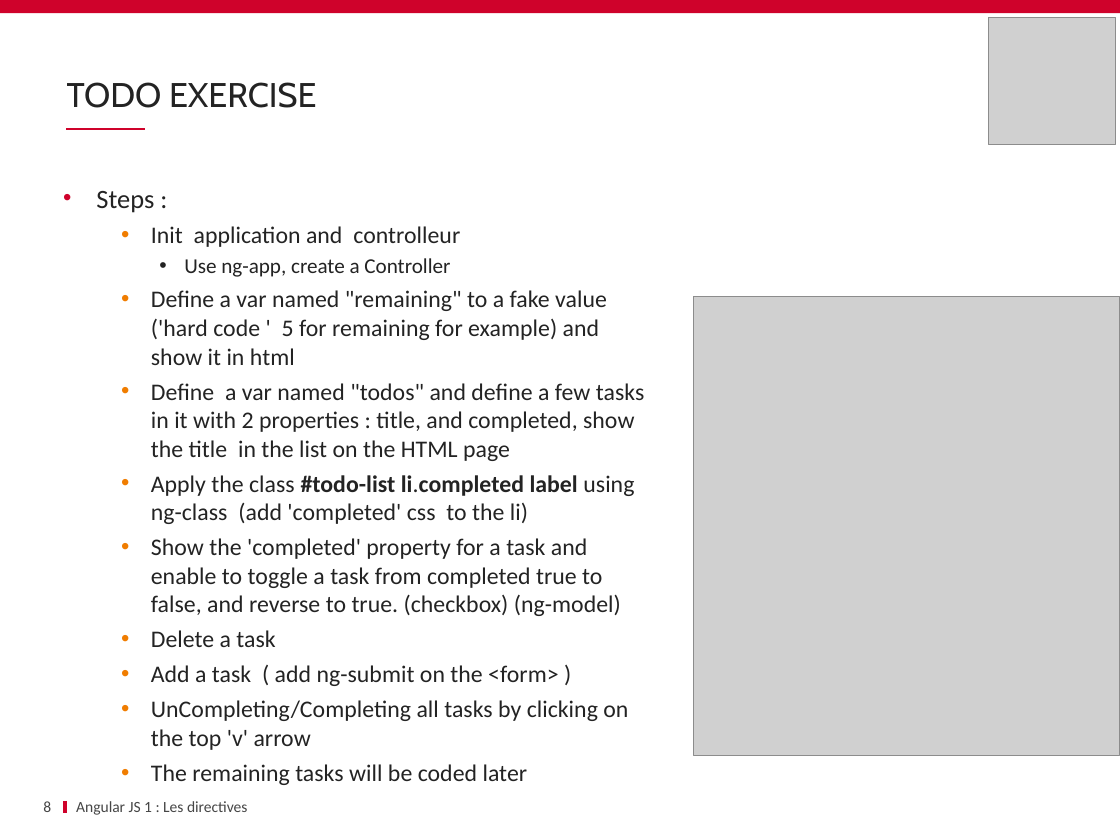
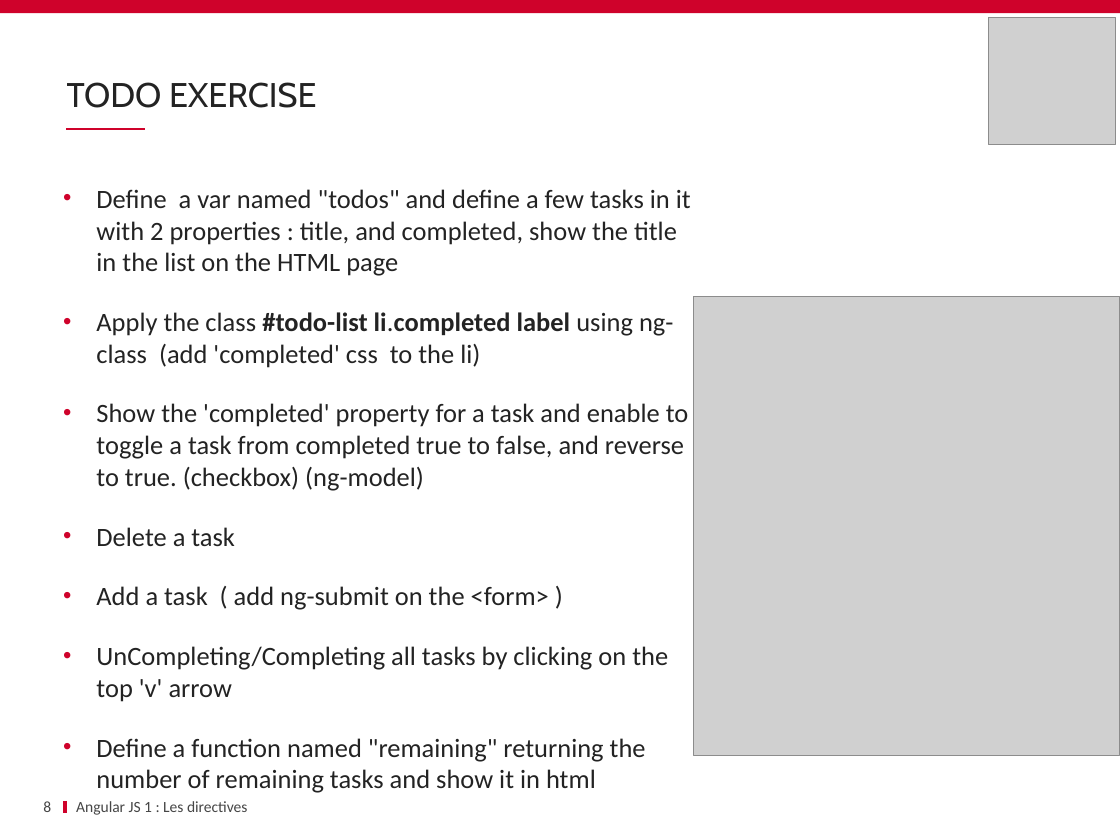
Before and after one commit to schassande/formation-angularjs1, a slide deck: slide 8 of Jour1/04 Directives/04_Directives.pptx. Drawn at 1120x840 pixels with LibreOffice and Linux fonts; fonts in the diff are those of the drawing; grey boxes stand for pictures; background and template pictures are left out. Boxes give left, top, right and bottom in pixels: in the first picture for what was removed or moved away, otherwise in the second. Text is boxed around its words. In the diff, an @@ line names an element or a change of style, - is before the commit and + after.

```diff
--- a/Jour1/04 Directives/04_Directives.pptx
+++ b/Jour1/04 Directives/04_Directives.pptx
@@ text at (96, 191, 607, 365): paragraphs removed @@
-• Steps :
-  • Init application and controlleur
-    • Use ng-app, create a Controller
-  • Define a var named "remaining" to a fake value ('hard code ' 5 for remaining for example) and show it in html
@@ text at (96, 189, 691, 702): size 15.3 to 17 pt in "Define a var named "todos" and define ...", "Apply the class #todo-list li.completed label using ...", "Show the 'completed' property for a task ...", "Delete a task" and 2 more places; list level 2 to 1 in "Define a var named "todos" ..."; bullet colour #F07D00 to #CF022B; list level 2 to 1 in "Apply the class #todo-list li.completed ..."; list level 2 to 1 in "Show the 'completed' property for ..."; list level 2 to 1 in "Delete a task"; list level 2 to 1 in "Add a task ( add ..."; list level 2 to 1 in "UnCompleting/Completing all tasks by clicking ..." @@
@@ text at (96, 738, 646, 762): text changed; size 15.3 to 17 pt @@
-  • The remaining tasks will be coded later
+• Define a function named "remaining" returning the number of remaining tasks and show it in html
```
Also in this commit, not shown: 1 other slide changed, 4 other files.
